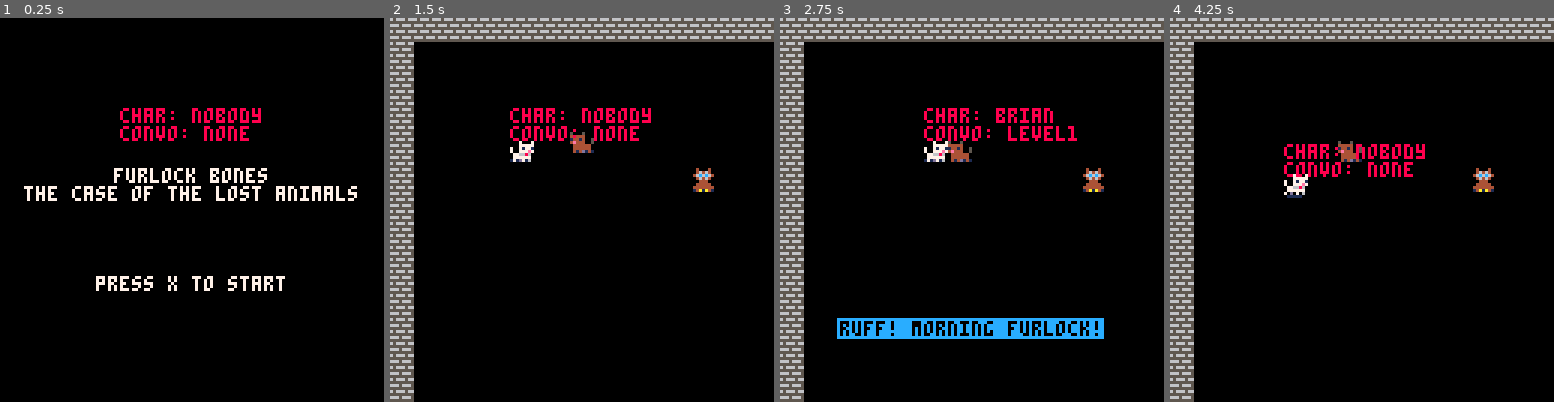
Above: before the commit, frames 1-4 (left to right).
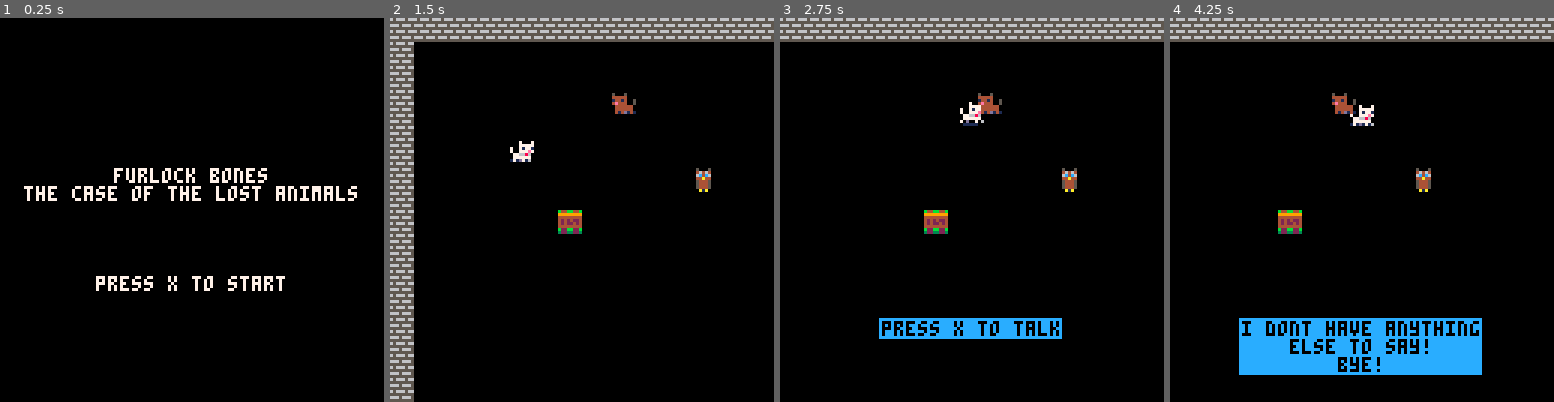
Above: after the commit, the same moments.

Repository: Mackeriah/FurlockBones-game
Game: PICO-8 cartridge furlock bones.p8
Same seed, same stepped clock (60 frames per second), same inputs: the game is played once before the commit and once after it.
Inputs:
- Up to frame 1 (0.25 s): no input
- Up to frame 2 (1.5 s): tap X (X key) at 0.33, 1.07 s; tap O (Z key) at 0.7 s
- Up to frame 3 (2.75 s): hold Right 1.6-2.1 s; tap O (Z key) at 1.7, 2.1, 2.5 s; tap X (X key) at 1.85 s; hold Up 2.15-2.42 s; hold Right from 2.47 s (still down)
- Up to frame 4 (4.25 s): tap O (Z key) every 0.4 s from 2.9 to 4.1 s; tap X (X key) at 2.97, 4.08 s; release Right at 3.03 s; hold Left 3.08-3.58 s; hold Down 3.63-3.97 s; hold Right from 4.02 s (still down)

The runs differ from the first frame. In frame 1, 1.2% of the frame differs, in the area x 31-68%, y 23-33%; in frame 2, 2.1%; in frame 3, 11%; in frame 4, 16%, in the area x 0-85%, y 6-100%.

Commit message:
better conversation/reading system
duplicated code though, but given I'm trying to finish this I am adhering to "make it work" at this point instead of "make it right" or "make it fast".

Diff:
--- a/furlock bones.p8
+++ b/furlock bones.p8
@@ -6,9 +6,10 @@
 CONTROL +K +J = unfold all
 CONTROL +K +1 = fold at level 1
 U, D, L, R, O, and X are the buttons (up, down, left, right, o-button, x-button)
-
-Furlock Bones: Consulting Dogtective
-]]
+CTRL + X deletes a line of code!
+--]]
+
+-- Furlock Bones: Consulting Dogtective --
 
 --init, update, draw and draw functions
 function _init()
@@ -21,6 +22,7 @@
 	create_player()
 	create_brian()
 	create_owl()
+	create_signs()
 	init_conversation_text()
 	poke(0x5f5c, 255) -- this means a held button (btnp) only registers once
 	readingSign = false
@@ -52,7 +54,6 @@
 		camera_follow_player() -- MUST be after move_player
 		conversation_system()
 		move_brian()
-		check_if_next_to_sign()
 	else -- if still on menu
 		if (btnp(❎)) then activeGame = true end
 	end
@@ -61,12 +62,21 @@
 		-- compress current map 128x16 into variable squish
 		--squish=compressmap(0,0,128,16)
 		decompressmap(0,0,map0)
-		--printh(squish, "temp", 1)
+		--printh(squish, "temp", 1) -- this prints it to a file so I can copy and paste
 	end
 	musicControl()
 
 	if (owl_collision(player.x,player.y,owl.x,owl.y)) == true then
 	end
+
+	if player.x < 290 then
+		if (sign_collision(player.x,player.y,sign1.x,sign1.y)) == true then
+		end
+	else
+		if (sign_collision(player.x,player.y,sign2.x,sign2.y)) == true then
+		end
+	end
+
 end
 
 function _draw()
@@ -78,8 +88,36 @@
 	end
 	-- if (debug_mode == true) then
 	--print("player x: "..player.x,player.x,player.y-10,8)
-	print("char: "..text.character,player.x,player.y-10,8)
-	print("convo: "..conversation_state)
+	--print("char: "..text.character) --,player.x,player.y-10,8)
+	--print("convo: "..conversation_state)
+
+	characters = {} -- create empty object/array to store all characters
+
+	frodo = {} -- create empty object/array for a specific character
+	frodo.name = "frodo baggins" -- populate the object with various parameters
+	frodo.age =  46
+	frodo.hp = 10
+	frodo.str = 7
+	frodo.x = 100
+	frodo.y = 50
+
+	gandalf = {} -- create empty object/array/table for a specific character
+	gandalf.name = "gandalf the grey" -- populate the object with various parameters
+	gandalf.age =  46
+	gandalf.hp = 10
+	gandalf.str = 7
+	gandalf.x = 200
+	gandalf.y = 99
+
+	characters[1] = frodo	-- add frodo to the character
+	characters[2] = gandalf
+
+	-- for i=1, #characters do
+	-- 	print(characters[i].name)
+	-- end
+
+	-- t = {}
+	-- print(t)
 end
 
 function camera_follow_player()
@@ -103,6 +141,9 @@
  	spr(player.sprite,player.x,player.y,1,1,player.direction==-1)
 	spr(brian.sprite,brian.x,brian.y,1,1,brian.direction==-1)
 	spr(owl.sprite,owl.x,owl.y,1,1,1)
+	spr(sign1.sprite,sign1.x,sign1.y,1,1,1)
+	spr(sign2.sprite,sign2.x,sign2.y,1,1,1)
+
 end
 
 -->8
@@ -220,17 +261,6 @@
 	if (abs(player.velocity_y)<0.02) player.velocity_y = 0
 end
 
-function check_if_next_to_sign()
-	if (is_sign(player, player.velocity_x, player.velocity_y)) and readingSign == false then
-		conversation_state = "sign"
-		readingSign = true
-	elseif not (is_sign(player, player.velocity_x, player.velocity_y)) and readingSign == true then
-		readingSign = false
-		conversation_state = "none"
-		text.active = false
-	end
-end
-
 -->8
 -- character functions
 function create_brian()
@@ -238,7 +268,7 @@
 	brian.x = 74
 	brian.y = 24
 	brian.sprite = 5
-	brian.speed = 0.2
+	brian.speed = 0
 	brian.direction = -1
 end
 
@@ -247,6 +277,17 @@
 	owl.x = 100
 	owl.y = 50
 	owl.sprite = 6
+end
+
+function create_signs()
+	sign1={}
+	sign1.x = 56
+	sign1.y = 64
+	sign1.sprite = 20
+	sign2={}
+	sign2.x = 304
+	sign2.y = 16
+	sign2.sprite = 20
 end
 
 function move_brian()
@@ -277,41 +318,6 @@
 	end
 end
 
-function brian_collision(playerx,playery,charx,chary)
-	if charx +10 > playerx and charx < playerx +10 and chary +10 > playery and chary < playery +10 then
-	brian.speed = 0
-  		if conversation_state == "none" then
-			conversation_state = "start"
-			text.character = "brian"
-			notNowBrian = true
-			brianWaiting = time()
-		end
-	else
-		if text.character == "brian" then -- if player walks away instead of starting conversation
-			brian.speed = 0.2
-			conversation_state = "none"
-			text.character = "nobody"
-			text.active = false
-		end
- 	end
-end
-
-function owl_collision(playerx,playery,charx,chary)
-	if charx +10 > playerx and charx < playerx +10 and chary +10 > playery and chary < playery +10 then
-  		if conversation_state == "none" then
-			conversation_state = "start"
-			text.character = "owl"
-		end
-	else
-		if text.character == "owl" then -- if player walks away instead of starting conversation
-			conversation_state = "none"
-			text.character = "nobody"
-			text.active = false
-		end
- 	end
-end
-
-
 
 -->8
 -- player collision functions
@@ -332,11 +338,8 @@
 
 	-- player moving right
 	elseif (player.velocity_x > 0) then
-		--check both right corners for a wall
 		local wall_top_right = solid(player.x + player.width + 1, player.y)
 		local wall_btm_right = solid(player.x + player.width + 1, player.y + player.height)
-
-		--if there is a wall in that direction, set x movement to 0
 		if (wall_top_right or wall_btm_right) then
 			player.velocity_x = 0
 		end
@@ -344,20 +347,16 @@
 
 	-- player moving up
 	if (player.velocity_y < 0) then
-		--check both top corners for a wall
 		local wall_top_left = solid(player.x, player.y - 1)
 		local wall_top_right = solid(player.x + player.width, player.y - 1)
-		--if there is a wall in that direction, set y movement to 0
 		if (wall_top_left or wall_top_right) then
 			player.velocity_y = 0
 		end
 
 	-- player moving down
 	elseif (player.velocity_y > 0) then
-		--check both bottom corners for a wall
 		local wall_btm_left = solid(player.x, player.y + player.height + 1)
 		local wall_btm_right = solid(player.x, player.y + player.height + 1)
-		--if there is a wall in that direction, set y movement to 0
 		if (wall_btm_right or wall_btm_left) then
 			player.velocity_y = 0
 		end
@@ -387,46 +386,67 @@
 	return not (top_left_solid or btm_left_solid or	top_right_solid or btm_right_solid)
 end
 
-function is_sign(object,direction_x,direction_y)
-	-- copy of can_move so should refactor to work for both rather than duplicate it like this
-	local next_left = object.x + direction_x
-	local next_right = object.x + direction_x + object.width
-	local next_top = object.y + direction_y
-	local next_bottom = object.y + direction_y + object.height
-
-	local top_left_solid = nextToSign(next_left, next_top)
-	local btm_left_solid = nextToSign(next_left, next_bottom)
-	local top_right_solid = nextToSign(next_right, next_top)
-	local btm_right_solid = nextToSign(next_right, next_bottom)
-
-	return (top_left_solid or btm_left_solid or	top_right_solid or btm_right_solid)
-end
-
 function solid(x,y)
 	--checks x,y of player/object against the map to see if sprite marked as solid
 	-- divide x,y by 8 to get map coordinates
 	local map_x = flr(x/8)
 	local map_y = flr(y/8)
-	-- find what sprite is at that map x,y
-	local map_sprite = mget(map_x,map_y)
-	-- and get what flag it has set
-	local flag = fget(map_sprite)
+	local map_sprite = mget(map_x,map_y) -- find what sprite is at that map x,y
+	local flag = fget(map_sprite) -- and get what flag it has set
 	if flag == 1 then
 		return flag == 1 -- I'm using the first flag (1) for solid objects
 	end
-	-- if flag == 128 then
-	-- 	return flag == 128 -- I'm using the last flag (128) for signs
-	-- end
-end
-
-function nextToSign(x,y)
-	local map_x = flr(x/8)
-	local map_y = flr(y/8)
-	local map_sprite = mget(map_x,map_y) -- find what sprite is at map x,y
-	local flag = fget(map_sprite) -- and get what flag it has set
-	if flag == 128 then
-		return flag == 128 -- I'm using the last flag (128) for signs
-	end
+end
+
+function brian_collision(playerx,playery,charx,chary)
+	if charx +10 > playerx and charx < playerx +10 and chary +10 > playery and chary < playery +10 then
+	brian.speed = 0
+  		if conversation_state == "none" then
+			conversation_state = "start"
+			text.character = "brian"
+			notNowBrian = true
+			brianWaiting = time()
+		end
+	else
+		if text.character == "brian" then -- if player walks away instead of starting conversation
+			brian.speed = 0.2
+			conversation_state = "none"
+			text.character = "nobody"
+			text.active = false
+		end
+ 	end
+end
+
+function owl_collision(playerx,playery,charx,chary)
+	if charx +10 > playerx and charx < playerx +10 and chary +10 > playery and chary < playery +10 then
+  		if conversation_state == "none" then
+			conversation_state = "start"
+			text.character = "owl"
+		end
+	else
+		if text.character == "owl" then -- if player walks away instead of starting conversation
+			conversation_state = "none"
+			text.character = "nobody"
+			text.active = false
+		end
+ 	end
+end
+
+function sign_collision(playerx,playery,charx,chary)
+	if charx +10 > playerx and charx < playerx +10 and chary +10 > playery and chary < playery +10 then
+  		if conversation_state == "none" then
+			conversation_state = "sign"
+			readingSign = true
+			text.character = "sign"
+		end
+	else
+		if text.character == "sign" then -- if player walks away instead of starting conversation
+			conversation_state = "none"
+			readingSign = false
+			text.character = "nobody"
+			text.active = false
+		end
+ 	end
 end
 
 -->8
@@ -462,7 +482,7 @@
 			conversation_state = "none"
 		end
 
-	elseif conversation_state == "sign" and player.x < 310 then
+	elseif conversation_state == "sign" and player.x < 290 then
 		new_conversation({"press x to read sign"})
 		if (btnp(❎)) then
 			conversation_state = "sign2"
@@ -470,7 +490,7 @@
 	elseif conversation_state == "sign2" then
 		new_conversation({"it says 'owls house this way' "})
 
-	elseif conversation_state == "sign" and player.x > 120 then
+	elseif conversation_state == "sign" then
 		new_conversation({"press x to read sign"})
 		if (btnp(❎)) then
 			conversation_state = "sign3"
@@ -534,14 +553,6 @@
 		print(txt, tx, ty, 0)
 	end
 end
-
--- Brian conversation
-brian_talk={}
-brian_talk[1] = "woof?"
-brian_talk[2] = "bark"
-brian_talk[3] = "*sniff sniff*"
-brian_talk[4] = "yip!"
-brian_talk[5] = "whimper..."
 
 text_array = {}
 text_array[1] = "furlock bones"
@@ -551,13 +562,6 @@
 text_array[5] = ""
 text_array[6] = ""
 text_array[7] = "press x to start"
-
-other_array = {}
-other_array[1] = "this"
-other_array[2] = "is some other"
-other_array[3] = "text"
-other_array[4] = "which is"
-other_array[5] = "aligned to the left"
 
 -->8
 -- back of house functions
@@ -652,14 +656,14 @@
 map0 = "ac_?@m=?t<6rh>pbp<ppam=? a6c?l_dgj[qh>?ap<ppam=?0aafli=d8<6ipi=d8<6i?5-dej{uf>?ap<ppam=?!a-?m-ahn<pbpy{v?t-d?+d …(252 unchanged characters)…
 
 __gfx__
-000000000000000000000000000700070007000700000000040004000000000000000000444b444bbbbbbbccbbbbbccc55555555cccccccc555ccc7ccccccccc
-000000000007000700070007000777770007777700050005046464000000000000000000444444bbbbbbbcccbbbbcccc455454457ccccc7c55cccccccccc7ccc
-00700700000777770007777770071771700717710004444446c6c6400000000000000000444444bbbbbbccccbbbccccc44444444cccccccc5ccccccccccccccc
-000770007007177170071771700777e7700777e75004144104646400000000000000000044444bbbbbbbccccbbbbcccc44444444cccccccccccccccccccccc7c
-00077000700777e7700777e70776686007766860500444e4004440000000000000000000444b444bbbbcccccbbbbcccc44444444cccccccccc7cccccc7cccccc
-007007000776686007766860077777700777777004444440044444000000000000000000444444bbbbbbccccbbbbcccc444444445ccc7ccccccccccccccccccc
-00000000077777700777777070d0070670d07060044444404444444000000000000000004444bbbbbbbbccccbbbbcccc4444444455cccccccccccc7ccccccccc
-00000000171d7160171d17160111110001111100141d414014a1a41000000000000000004b44b4bbbbbcccccbbbbbccc44444444555ccccccccccccccccccccc
+000000000000000000000000000700070007000700000000050005000500050000000000444b444bbbbbbbccbbbbbccc55555555cccccccc555ccc7ccccccccc
+000000000007000700070007000777770007777700050005046464000464640005000500444444bbbbbbbcccbbbbcccc455454457ccccc7c55cccccccccc7ccc
+00700700000777770007777770071771700717710004444406c4c60006c4c60004646400444444bbbbbbccccbbbccccc44444444cccccccc5ccccccccccccccc
+000770007007177170071771700777e7700777e750041441044a4400044a440006c4c60044444bbbbbbbccccbbbbcccc44444444cccccccccccccccccccccc7c
+00077000700777e7700777e70776686007766860500444e40544450005444500044a4400444b444bbbbcccccbbbbcccc44444444cccccccccc7cccccc7cccccc
+007007000776686007766860077777700777777004444440054445005044405005444500444444bbbbbbccccbbbbcccc444444445ccc7ccccccccccccccccccc
+00000000077777700777777070d0070670d07060044444400544450050444050054445004444bbbbbbbbccccbbbbcccc4444444455cccccccccccc7ccccccccc
+00000000171d7160171d17160111110001111100141d414000a1a00000a1a00005a4a5004b44b4bbbbbcccccbbbbbccc44444444555ccccccccccccccccccccc
 bbbbbbbbbbbbbbbbbbbbb9bbc44cc44cb44bb44bbbb33bbb000000000000000000000000b444b444444444444444444455d5cccc44444444bbbbbbbbccccc555
 bbbbbbbbbbbbbbbbbbbb9bbb9999999999999999bb31b3bb000000000000000000000000bb4444444444d44444444444455d55cc44444444bbbbbbbbcccccc55
 bbbbddbbbb224444444944bb4444444444444444b33b331b000000000000000000000000bb44444444444d44444444444455555c544545545bb5b55bccc7ccc5
@@ -852,10 +856,10 @@
 __map__
 232323232323232323232323232323232323232323232323232323232323232323232323232323230f0f0f0f0f0f0f0f0f0f0f0f0f0f0f0f0f0f0f0f46470f0f0f0f0f00000000000000000000000000000000000000000000000000000000000000000000000000000000000000000000000000000000000000000000000000
 2348494a4b321032323232323232323232323232323232323232323232323232323232323232320a0f0f0f0f0f0f0f0f0f0f0f0f0f0f0f0f0f0f0f464243470f0f0f0f00000000000000000000000000000000000000000000000000000000000000000000000000000000000000000000000000000000000000000000000000
-2358595a5b404132323232323232323232323232323232323232323232323232323232323232140b220f220f220f220f220f220f0f0f0f0f0f0f0f445253450f0f0f0f00000000000000000000000000000000000000000000000000000000000000000000000000000000000000000000000000000000000000000000000000
+2358595a5b404132323232323232323232323232323232323232323232323232323232323232320b220f220f220f220f220f220f0f0f0f0f0f0f0f445253450f0f0f0f00000000000000000000000000000000000000000000000000000000000000000000000000000000000000000000000000000000000000000000000000
 2368696a6b50513232323232323232323232323132323232323232323232323232323232323232320c0c0c0c0c0c0c0c0c0c0c0c0c1c0d0f0f0f0f0f56570f0f0f0f0f00000000000000000000000000000000000000000000000000000000000000000000000000000000000000000000000000000000000000000000000000
 233232323232323232323232323232323232323232323232323232323132323232323232323232321b1a1b1b1b1b2a1b1b1b1b1b1b1b1c0d0f0f0f0f66670f0f0f0f0f00000000000000000000000000000000000000000000000000000000000000000000000000000000000000000000000000000000000000000000000000
-233232313232323232323232313232323232323232323232323232323232323232323232324041232b331b331b331b331b331b331b1b1b0c0c0c1c0d66670f0f0f0f0f00000000000000000000000000000000000000000000000000000000000000000000000000000000000000000000000000000000000000000000000000
+233232313232323232323232323232323232323232323232323232323232323232323232324041232b331b331b331b331b331b331b1b1b0c0c0c1c0d66670f0f0f0f0f00000000000000000000000000000000000000000000000000000000000000000000000000000000000000000000000000000000000000000000000000
 233232323232323232323232323232323232323232323232323232323232323232323232325051231f2b2c2c2c2c2c2c2c2c2c2c2d1b2a1b1b1b1b0c76771c0d0f0f0f00000000000000000000000000000000000000000000000000000000000000000000000000000000000000000000000000000000000000000000000000
 233232323232323232323232323232323232323232323232323232323232323232323232323232230f0f0f0f0f0f0f0f0f0f0f0f1f2b2e2e2d2e2e2e2d2d2f0e0f0f0f00000000000000000000000000000000000000000000000000000000000000000000000000000000000000000000000000000000000000000000000000
 233232313232323232323232323232323232323232323232323232323232323232323232323232230f0f0f0f0f0f0f0f0f0f0f0f0f0f0f0f0f0f0f0f0f0f0f0f0f0f0f00000000000000000000000000000000000000000000000000000000000000000000000000000000000000000000000000000000000000000000000000
